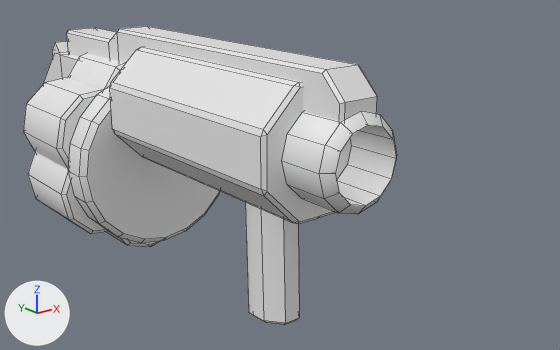
The FBX model BabyBot/Assets/FBX/Weapons/Weapons_LLvl1_LauncherSimple.fbx: old version first, new version second.
Camera for both pictures: a camera (50 mm lens) standing at (-0.798, -1.827, 0.541) and looking at (0.105, -0.699, 0.09). Lighting does not change. The marker at lower left points along +X, +Y and +Z. Mesh edges are drawn as thin lines.

The first picture shows 'Weapon_LLvl1_LaucherSimple'.
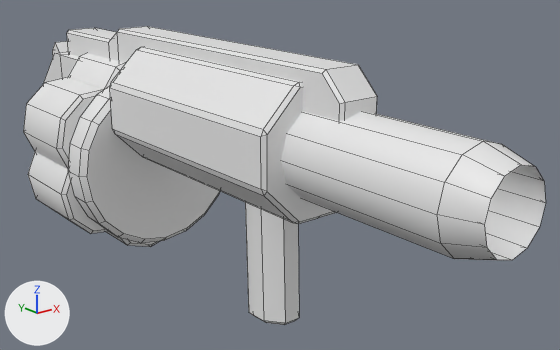
Where the change shows, as pixel boxes (x1, y1, x2, y2) in the pictures (560 x 350 px; the box of a moved part takes in the faces that stretch with it):
'Weapon_LLvl1_LaucherSimple', reshaped (40% wider)
    before: (23, 26, 397, 325)
    after: (23, 26, 546, 325)
part 1 of me_plane_008, moved or reshaped
    before: (282, 111, 397, 214)
    after: (281, 111, 546, 260)

What the commit changed:
me_plane_008 has 512 vertices, 404 faces and spans x -0.203..0.201, y -1.039..0.081, z -0.153..0.349.
me_plane_008 is used by ob_weapon_llvl1_lauchersimple; location (0.0, 0.0, 0.0).
me_plane_008 part 1: the loose piece of 48 vertices spanning x -0.082..0.08, y -1.039..-0.936, z 0.127..0.288 is scaled about its middle by (1, 3.68, 1), then moved by (0.0, -0.124, 0.0).
